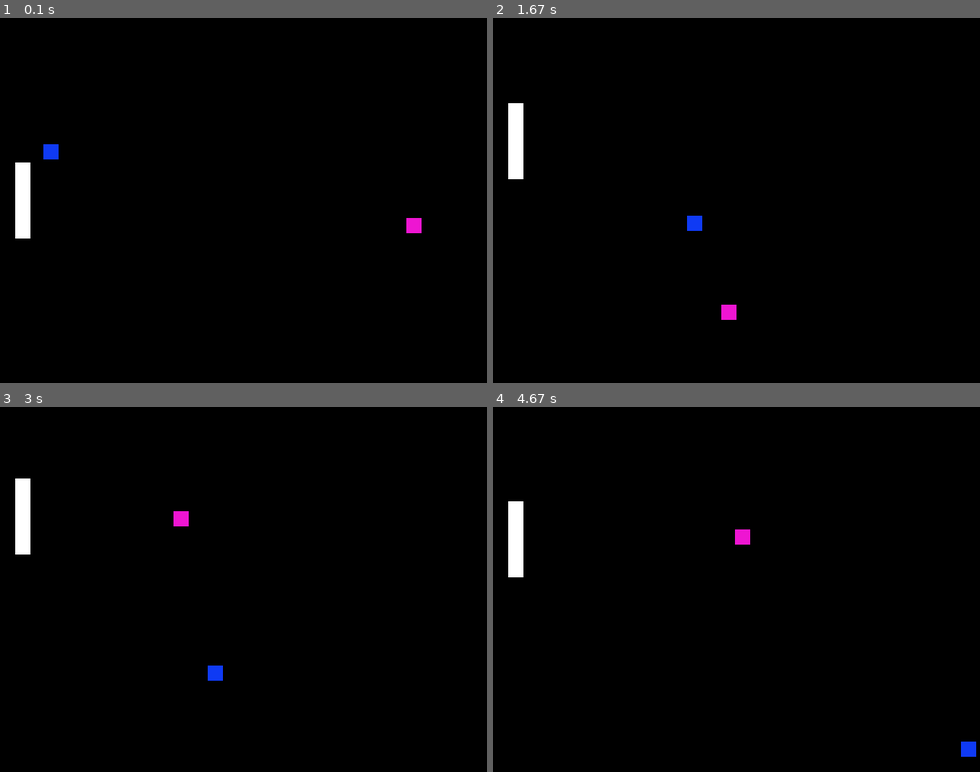
Above: before the commit, frames 1-4 (two rows, left to right).
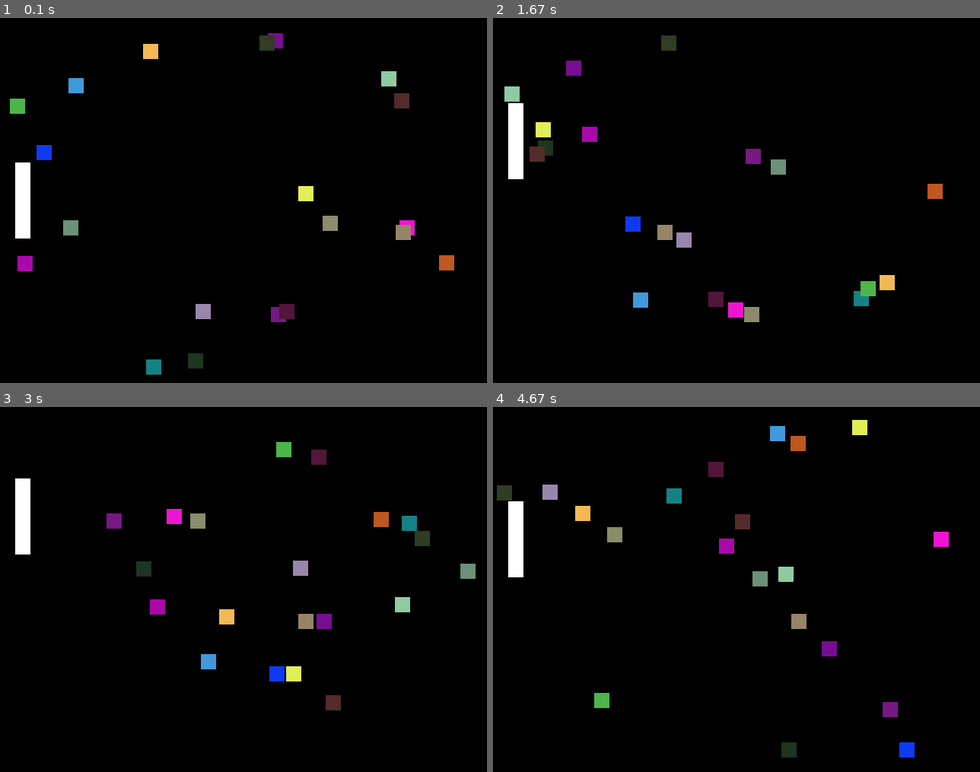
Above: after the commit, the same moments.

Repository: JackFurby/PingAI
Game: pygame game, started from simplepygame.py
The game is run twice, just before and just after one commit, with the same random seed, the same clock (stepped at 60 frames per second) and the same inputs.
Inputs:
- Up to frame 1 (0.1 s): no input
- Up to frame 2 (1.67 s): hold Up 0.33-0.8 s; hold Down 0.83-1.13 s; hold Up 1.17-1.53 s; hold Down from 1.57 s (still down)
- Up to frame 3 (3 s): release Down at 1.93 s; hold Up 1.97-2.27 s; hold Down 2.3-2.6 s; hold Up from 2.63 s (still down)
- Up to frame 4 (4.67 s): release Up at 3 s; hold Down 3.03-3.4 s; hold Up 3.43-3.73 s; hold Down 3.77-4.07 s; hold Up 4.1-4.47 s; hold Down from 4.5 s (still down)

The runs differ from the first frame. In frame 1, 2.5% of the frame differs, in the area x 2-94%, y 4-98%; in frame 2, 2.7%; in frame 3, 2.7%; in frame 4, 2.9%, in the area x 0-100%, y 3-97%.

Commit message:
seperate update and rendering code

Diff:
--- a/simplepygame.py
+++ b/simplepygame.py
@@ -12,7 +12,7 @@
 
 balls = []
 
-for _ in range(2):
+for _ in range(20):
 	ball = {
 		"x": random.randrange(0, WIDTH),
 		"y": random.randrange(0, HEIGHT),
@@ -32,17 +32,20 @@
 	"speed": 3
 }
 
-while True:
-	for event in pygame.event.get():
-		if event.type == QUIT:
-			pygame.quit()
-			sys.exit()
-	screen.fill((0, 0, 0)) # clear the screen with black
+def update():
+	keys = pygame.key.get_pressed()
+	if keys[K_DOWN] and bat["y"] < HEIGHT - bat["height"]:
+		bat["y"] += bat["speed"]
+	if keys[K_UP] and bat["y"] > bat["height"]:
+		bat["y"] -= bat["speed"]
 
 	for ball in balls:
-		pygame.draw.rect(screen, ball["color"], (ball["x"]-ball["r"], ball["y"]-ball["r"], ball["r"]*2, ball["r"]*2), 0)
 		ball["x"] += ball["xvel"]
 		ball["y"] += ball["yvel"]
+
+		# bat collision
+		if (abs(ball["y"] - bat["y"]) < (bat["height"] + ball["r"])) and (abs(ball["x"] - bat["x"]) < (bat["width"] + ball["r"])):
+			ball["xvel"] *= -1
 
 		# wall collision
 		if (ball["xvel"] > 0 and ball["x"] + ball["r"] > WIDTH) or (ball["xvel"] < 0 and ball["x"] - ball["r"] < 0):
@@ -50,17 +53,22 @@
 		if (ball["yvel"] > 0 and ball["y"] + ball["r"] > HEIGHT) or (ball["yvel"] < 0 and ball["y"] - ball["r"] < 0):
 			ball["yvel"] *= -1
 
-		# bat collision
-		if (abs(ball["y"] - bat["y"]) < (bat["height"] + ball["r"])) and ((ball["xvel"] > 0 and ball["x"] > WIDTH/2 and ball["x"] + ball["r"] > bat["x"] - bat["width"]) or (ball["xvel"] < 0 and ball["x"] < WIDTH/2 and ball["x"] - ball["r"] < bat["x"] + bat["width"])):
-			ball["xvel"] *= -1
-
-	keys = pygame.key.get_pressed()
-	if keys[K_DOWN] and bat["y"] < HEIGHT - bat["height"]:
-		bat["y"] += bat["speed"]
-	if keys[K_UP] and bat["y"] > bat["height"]:
-		bat["y"] -= bat["speed"]
-
+def render():
+	screen.fill((0, 0, 0)) # clear the screen with black
 	pygame.draw.rect(screen, bat["color"], (bat["x"]-bat["width"], bat["y"]-bat["height"], bat["width"]*2, bat["height"]*2), 0)
 
+	for ball in balls:
+		pygame.draw.rect(screen, ball["color"], (ball["x"]-ball["r"], ball["y"]-ball["r"], ball["r"]*2, ball["r"]*2), 0)
+
 	pygame.display.update()
+
+while True:
+	for event in pygame.event.get():
+		if event.type == QUIT:
+			pygame.quit()
+			sys.exit()
+
+	update()
+	render()
+
 	clock.tick(60)
